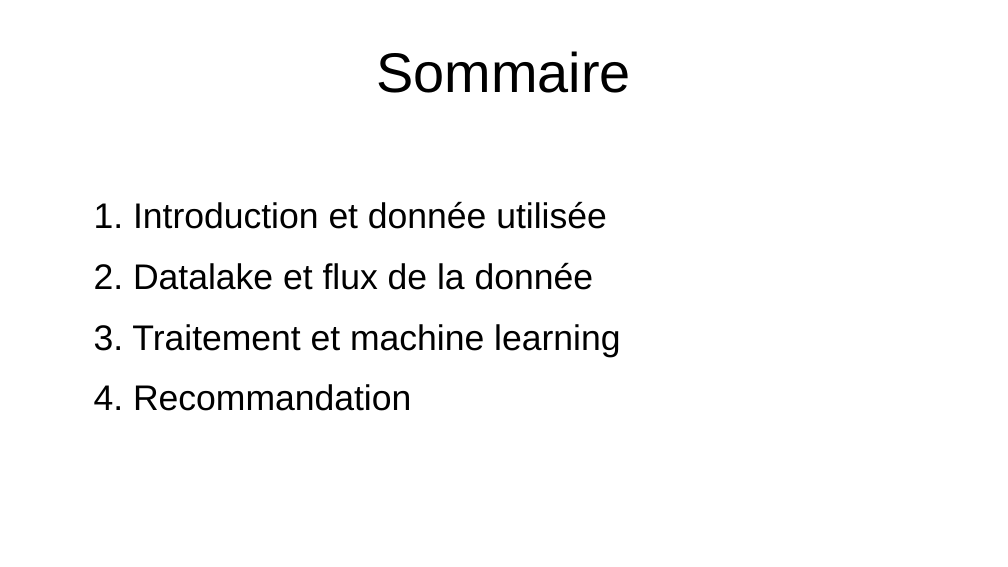
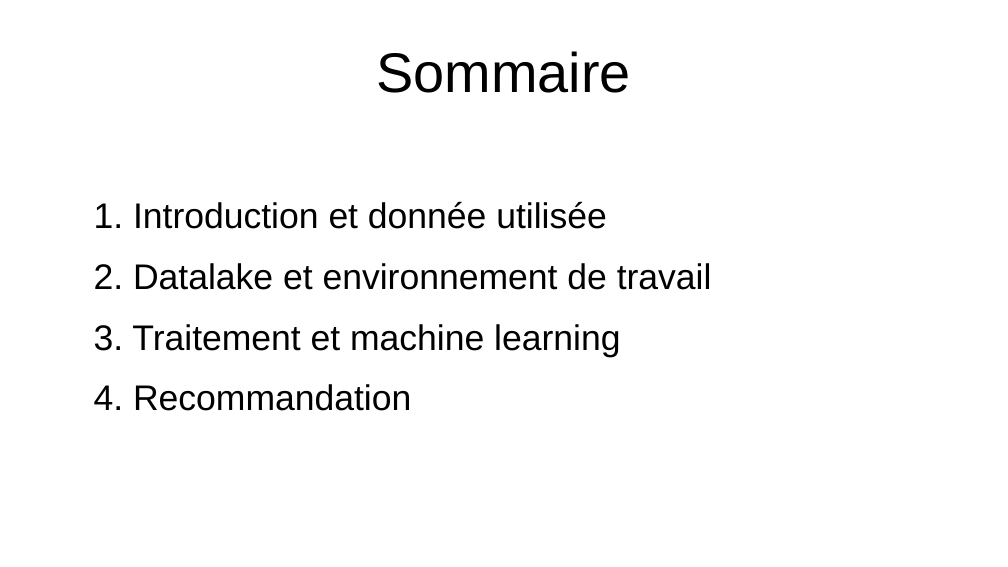
Before and after one commit to Koorg1996/filrouge, a slide deck: slide 2 of pieces_a_rendre/diapos.odp. Drawn at 1008x567 pixels with LibreOffice and Linux fonts; fonts in the diff are those of the drawing. Boxes give left, top, right and bottom in pixels: in the first picture for what was removed or moved away, otherwise in the second. Text is boxed around its words. In the diff, an @@ line names an element or a change of style, - is before the commit and + after.

```diff
--- a/pieces_a_rendre/diapos.odp
+++ b/pieces_a_rendre/diapos.odp
@@ text at bbox=[94, 263, 712, 290]: text changed @@
-2. Datalake et flux de la donnée
+2. Datalake et environnement de travail
```
Also in this commit, not shown: 1 other slide changed, 4 slides added, 5 other files.
